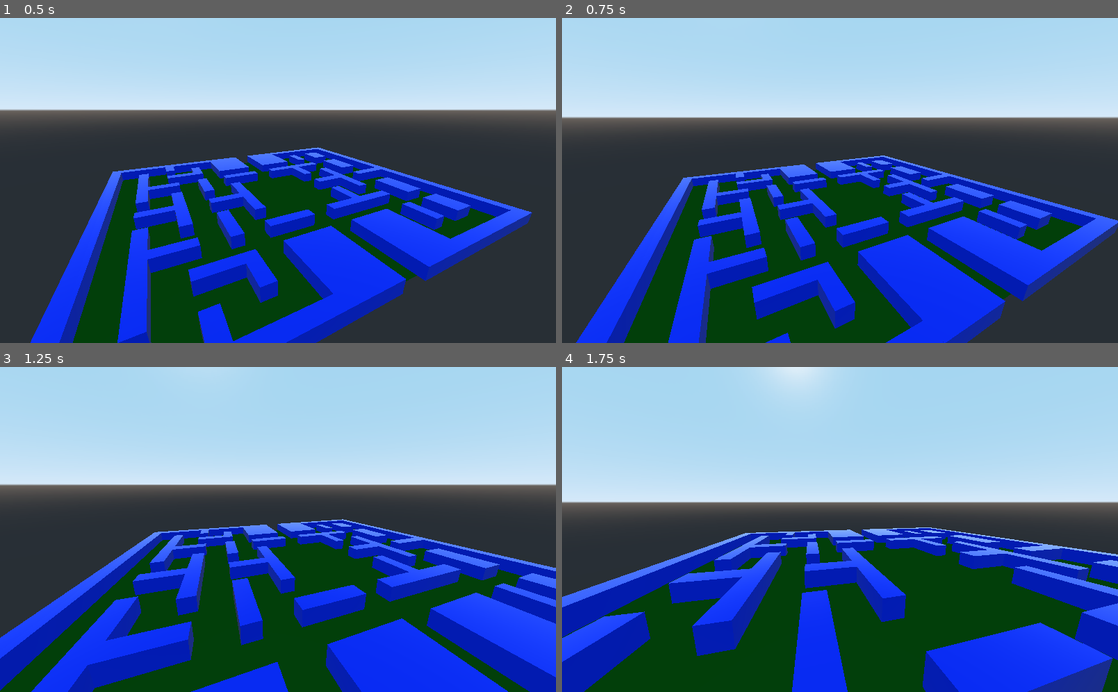
Above: before the commit, frames 1-4 (two rows, left to right).
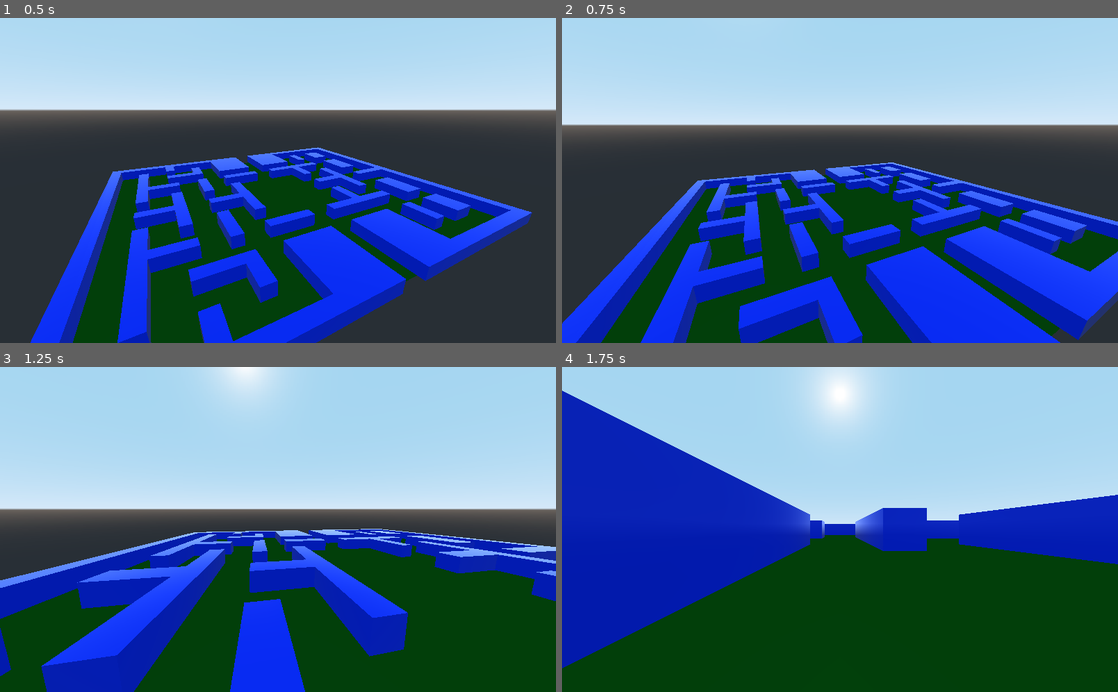
Above: after the commit, the same moments.

Repository: ToBaDi/pacman_3d_first_person
Game: Godot game, scene res://aban/main.tscn
The game is run twice, just before and just after one commit, with the same random seed, the same clock (stepped at 60 frames per second) and the same inputs.
Inputs:
- Up to frame 1 (0.5 s): no input
- Up to frame 2 (0.75 s): hold Right (right) from 0.53 s (still down); hold Space (start) from 0.53 s (still down)
- Up to frame 3 (1.25 s): keep holding Right (right); keep holding Space (start)
- Up to frame 4 (1.75 s): release Right (right) at 1.28 s; release Space (start) at 1.28 s; hold Down (back) from 1.28 s (still down); tap Space (start) at 1.35 s

Frame 1 is identical in both runs. In frame 2, 28% of the frame differs, in the area x 0-100%, y 30-100%; in frame 3, 43%; in frame 4, 44%, in the area x 0-100%, y 0-100%.

Commit message:
player movement

Diff:
--- a/aban/data/data.gd
+++ b/aban/data/data.gd
@@ -3,10 +3,12 @@
 
 
 var is_on_show : bool = false
-var is_on_play_initiation : bool = false
+var is_on_play : bool = false
 
 onready var ground : MeshInstance = $"../Scene/Map/Ground"
-onready var player_camera : Camera = $"../Scene/PlayerCamera"
+onready var player : KinematicBody = $"../Scene/Player"
+onready var player_camera : Camera = $"../Scene/Player/Camera"
+onready var player_raycast : RayCast = $"../Scene/Player/RayCast"
 onready var show_node : Spatial = $"../Scene/Show"
 onready var show_camera : Camera = $"../Scene/Show/ShowCamera"
 onready var animation_player : AnimationPlayer = $"../Scene/AnimationPlayer"
--- a/aban/main.tscn
+++ b/aban/main.tscn
@@ -34,6 +34,9 @@
 
 [sub_resource type="GDScript" id=3]
 script/source = "extends Node
+
+
+const SPEED : float = 1.0
 
 
 var initial_show_node_y_rot : float
@@ -49,18 +52,63 @@
 			# start_initiation
 			initial_show_node_y_rot = data.show_node.rotation.y
 			initial_show_cam_trans = data.show_camera.transform
-			$Tween.interpolate_method(self, \"initiate\", 0, 1, 2, Tween.TRANS_LINEAR, Tween.EASE_IN)
+			$Tween.interpolate_method(self, \"initiate\", 0.0, 1.0, SPEED, Tween.TRANS_LINEAR, Tween.EASE_IN)
 			$Tween.start()
 
 
 func initiate(time : float) -> void:
 	data.show_node.rotation.y = lerp_angle(initial_show_node_y_rot, 0, time)
-	data.show_camera.transform = initial_show_cam_trans.interpolate_with(data.player_camera.transform, time)
+	data.show_camera.transform = initial_show_cam_trans.interpolate_with(data.player_camera.global_transform, time)
 	data.show_camera.fov = lerp(70, 120, time)
 
 
 func _on_Tween_tween_all_completed() -> void:
 	data.player_camera.current = true
+	data.is_on_play = true
+	$\"../PlayerMovement\".next_move()
+"
+
+[sub_resource type="GDScript" id=7]
+script/source = "extends Node
+
+
+const SPEED : float = 0.5
+
+
+var perv_trans : Transform
+var next_trans : Transform
+
+
+onready var data : Data = $\"../../Data\"
+
+
+func _ready() -> void:
+	perv_trans = data.player.transform
+	next_trans = data.player.transform
+
+
+func _on_Tween_tween_all_completed() -> void:
+	if data.is_on_play:
+		next_move()
+
+
+func next_move() -> void:
+	perv_trans = data.player.transform
+	data.player_raycast.cast_to = Vector3.FORWARD * 2
+	data.player_raycast.force_raycast_update()
+	if not data.player_raycast.get_collider():
+		next_trans = next_trans.translated(Vector3.FORWARD * 2)
+	$Tween.interpolate_method(self, \"move\", 0.0, 1.0, SPEED, Tween.TRANS_LINEAR, Tween.EASE_IN)
+	$Tween.start()
+
+
+func move(time : float) -> void:
+	data.player.transform = perv_trans.interpolate_with(next_trans, time)
+"
+
+[sub_resource type="GDScript" id=8]
+script/source = "extends Node
+
 "
 
 [sub_resource type="PlaneMesh" id=4]
@@ -91,6 +139,14 @@
 
 [node name="Tween" type="Tween" parent="Systems/InitiatePlay"]
 
+[node name="PlayerMovement" type="Node" parent="Systems"]
+script = SubResource( 7 )
+
+[node name="Tween" type="Tween" parent="Systems/PlayerMovement"]
+
+[node name="PlayerRotation" type="Node" parent="Systems"]
+script = SubResource( 8 )
+
 [node name="Scene" type="Node" parent="."]
 
 [node name="Map" type="Node" parent="Scene"]
@@ -326,12 +382,16 @@
 width = 8.0
 depth = 12.0
 
-[node name="PlayerCamera" type="Camera" parent="Scene"]
-transform = Transform( 1, 0, 0, 0, 1, 0, 0, 0, 1, -16, 1, 0 )
+[node name="Player" type="KinematicBody" parent="Scene"]
+transform = Transform( 1, 0, 0, 0, 1, 0, 0, 0, 1, -16, 0, 0 )
+
+[node name="Camera" type="Camera" parent="Scene/Player"]
+transform = Transform( 1, 0, 0, 0, 1, 0, 0, 0, 1, 0, 1, 0 )
 fov = 120.0
-__meta__ = {
-"_edit_lock_": true
-}
+
+[node name="RayCast" type="RayCast" parent="Scene/Player"]
+transform = Transform( 1, 0, 0, 0, 1, 0, 0, 0, 1, 0, 1, 0 )
+cast_to = Vector3( 0, 0, -3 )
 
 [node name="Show" type="Spatial" parent="Scene"]
 __meta__ = {
@@ -347,3 +407,4 @@
 [node name="WorldEnvironment" type="WorldEnvironment" parent="Scene"]
 environment = SubResource( 6 )
 [connection signal="tween_all_completed" from="Systems/InitiatePlay/Tween" to="Systems/InitiatePlay" method="_on_Tween_tween_all_completed"]
+[connection signal="tween_all_completed" from="Systems/PlayerMovement/Tween" to="Systems/PlayerMovement" method="_on_Tween_tween_all_completed"]
Not shown: 1 places in aban/main.tscn that only renumber resources
